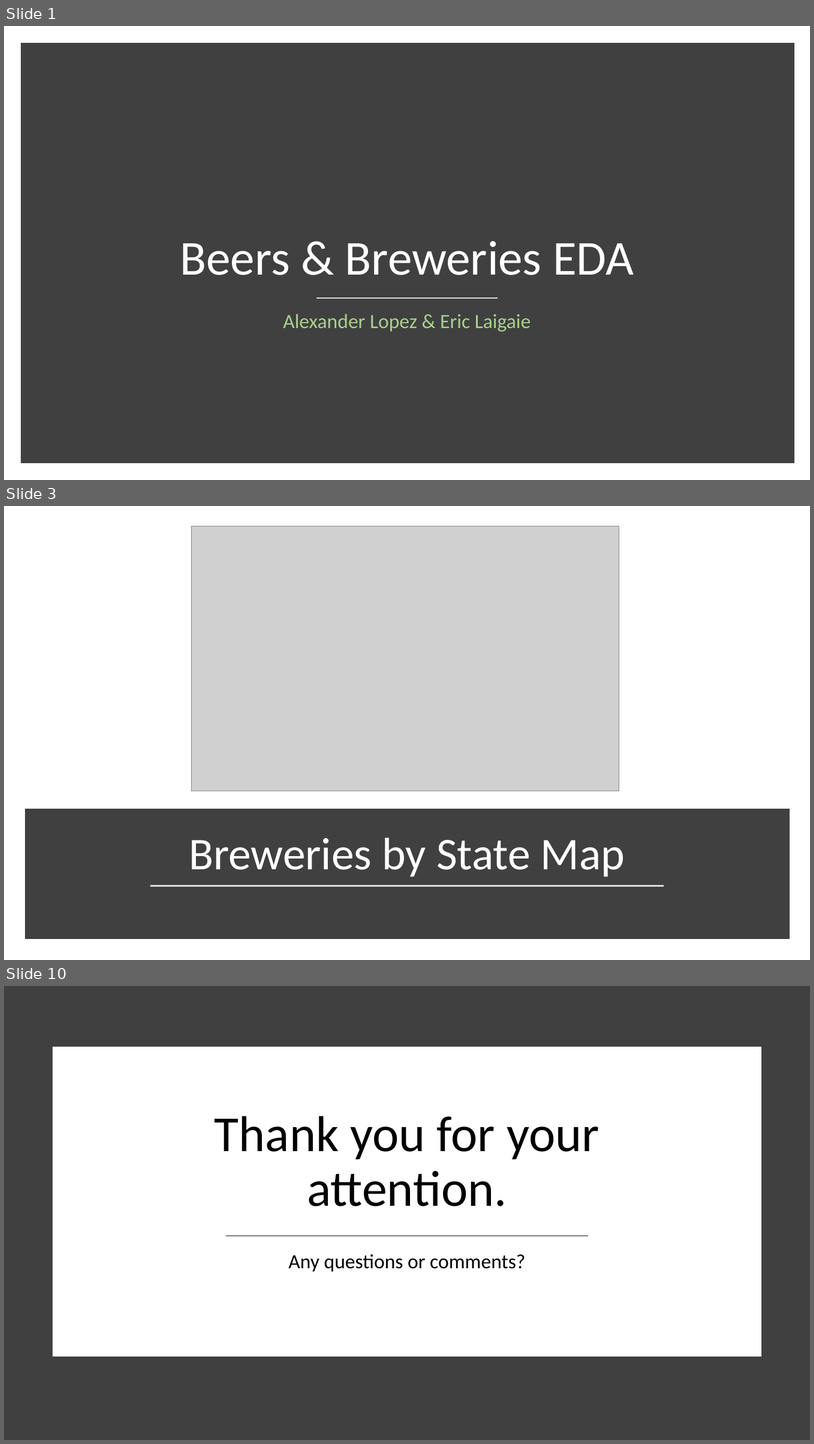
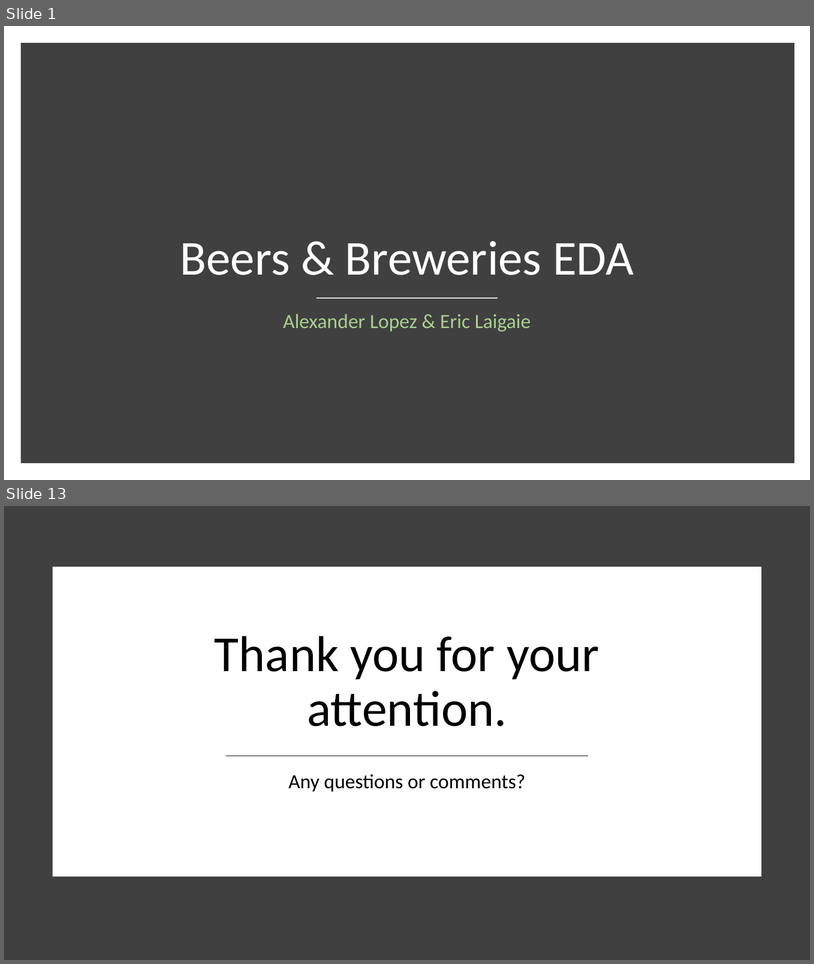
Before and after one commit to ericlaigaie/Case-Study-01, a slide deck: EDA_Presentation - AL.pptx. Shown one above the other, each under a label of ours: slides 1, 3 and 10 before the commit, slides 1 and 13 after it; the slides between them are not shown. The pictures are 814x1444 and 814x964 pixels, drawn with LibreOffice and Linux fonts; fonts in the diff are those of the drawing; grey boxes stand for pictures. Boxes give left, top, right and bottom in pixels: in the first picture for what was removed or moved away, otherwise in the second. Text is boxed around its words. In the diff, an @@ line names an element or a change of style, - is before the commit and + after.

```diff
--- a/EDA_Presentation - AL.pptx
+++ b/EDA_Presentation - AL.pptx
@@ slide 3 removed at (4,506,810,960), background #FFFFFF @@
@@ picture removed at (192,526,620,791) @@
@@ rectangle removed at (29,813,786,935) @@
@@ title removed at (189,837,625,876) @@
-Breweries by State Map
@@ line removed from (150, 886) to (665, 886) @@
@@ what was slide 10 is now slide 13 @@
```
Also in this commit, not shown: 4 slides changed, 9 slides added, 3 other slides removed.
